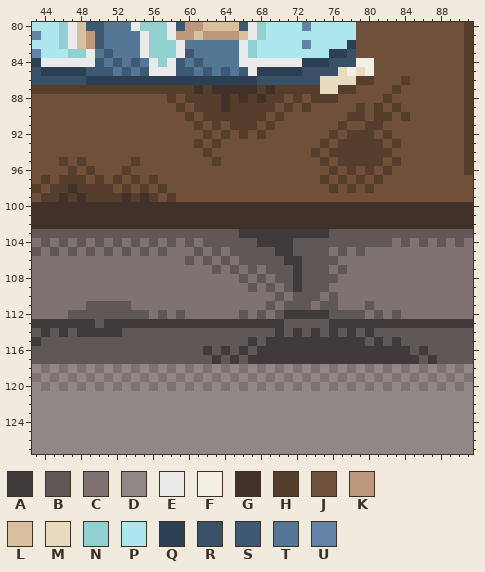
Pixel-art file -- Assets/Visuals/Luskong Background.aseprite. Above is the file before it was changed.
640x180 pixels, 1 frame. Colours within 5 levels of each other are drawn and written as one. Shown: x 43..91, y 80..127. The commit also changed other parts of the picture, which this record leaves out.
Visible layers, top first: "Layer 8", "O", "Layer 9".
Palette (. is transparent): A #403a3a  B #605757  C #7e7272  D #928787  E #ebeaea  F #f4efe5  G #413129  H #553e2c  J #6f503a  K #bc977c  L #d9c09d  M #e5dcc2  N #91cfd0  P #aee6ee  Q #2d3f53  R #395167  S #3d5973  T #557796  U #6481a8
Pixels before, first column x 43:
 80 PPPNELSSTTTENNNESKKLLLLSENPPPPUPPPPPJJJJJJJJJJJJH
 81 UPPNELKSTTTTENNEKKLKKKKLENPPPPPPPPPPJJJJJJJJJJJJH
 82 PPPNELKSTTTTENNNETTTTTTENPPPPPUPPPPQJJJJJJJJJJJJH
 83 UPPPNNETSTTTENNNESTTTTTENPPPPPPPPQQRJJJJJJJJJJJJH
 84 QEEEEEESTSTSTENESTSTTTTEEEEEEEQQQRRRFFJJJJJJJJJJH
 85 RQQQQQSSSTSTSEEESSTSTSTSEQQQQQRRRRMFMFJJJJJJJJJJH
 86 RRRRRRQQQQQQQQQQQQQQQQQQQRRRRRRRMMMMHHJJJHJJJJJJH
 87 HHHHHHHHHHHHHHHHHHGHGGGGGHGHHHHHMMHHJJJJHJJJJJJJH
 88 JJJJJJJJJJJJJJJHJHHHHGHGHGHHJHJHHHJJJJJHJJJJJJJJH
 89 JJJJJJJJJJJJJJJJHJHHHGHHHHHJHJHJJJJJHJHJHJJJJJJJH
 90 JJJJJJJJJJJJJJJJJHJHHHHHHHJHJJJJJJJHHJHHJHJJJJJJH
 91 JJJJJJJJJJJJJJJJJJHJHJHHHJHJJJJJJJHJJHHJJJJJJJJJH
 92 JJJJJJJJJJJJJJJJJJJHJHJHJHJJJJJJJHJHHHJHJJJJJJJJH
 93 JJJJJJJJJJJJJJJJJJHJHJJJJJJJJJJJHJHHHHHJHJJJJJJJH
 94 JJJJJJJJJJJJJJJJJJJHJJJJJJJJJJJHJHHHHHHHJJJJJJJJH
 95 JJJHJHJJJJJHJJJJJJJJHJJJJJJJJJJJHJHHHHHJHJJJJJJJH
 96 JJJJHJHJJJHJJJJJJJJJJJJJJJJJJJJJJHJHJHJHJJJJJJJJH
 97 JHJHHHJHJHJHJHJJJJJJJJJJJJJJJJJJHJHJHJHJJJJJJJJJJ
 98 HJHHGHHHHJHJHJHJJJJJJJJJJJJJJJJJJHJHJHJJJJJJJJJJJ
 99 JHHGHGHHHHGHGHJHJJJJJJJJJJJJJJJJJJJJJJJJJJJJJJJJJ
100 GGGGGGGGGGGGGGGGGGGGGGGGGGGGGGGGGGGGGGGGGGGGGGGGG
101 GGGGGGGGGGGGGGGGGGGGGGGGGGGGGGGGGGGGGGGGGGGGGGGGG
102 GGGGGGGGGGGGGGGGGGGGGGGGGGGGGGGGGGGGGGGGGGGGGGGGG
103 BBBBBBBBBBBBBBBBBBBBBBBAAAAAAAAAABBBBBBBBBBBBBBBB
104 CBCBCBCBCBCBCBCBCBCBBBBBBAAAABBBBBBBBBBBCBCBCBCBC
105 BCBCBCBCBCBCBCBCCCBCBCBBBBBAABBBBCBCBCCCCCCCCCCCC
106 CCCCCCCCCCCCCCCCCBCBCBCBBBBBAABBBBCCCCCCCCCCCCCCC
107 CCCCCCCCCCCCCCCCCCCCBCBCBCBBBABBBCBCCCCCCCCCCCCCC
108 CCCCCCCCCCCCCCCCCCCCCCCBCBCBBABBBBCCCCCCCCCCCCCCC
109 CCCCCCCCCCCCCCCCCCCCCCCCBCBCBABBBCCCCCCCCCCCCCCCC
110 CCCCCCCCCCCCCCCCCCCCCCCCCCCBCBBBCBCCCCCCCCCCCCCCC
111 CCCCCCBBBBBCCCCCCCCCCCCCCCBCBBBCBBCCCBCCCCCCCCCCC
112 CCCCBBBBBBBBBCBCBCCCCCCBCBCBAAAAABBBBCBCBCCCCCCCC
113 AAAAAAABAAAAAAAAAAAAAAAAAAAABBBBBAAAAAAAAAAAAAAAA
114 BABABAAAAABBBBBBBBBBBBBBBBBABABABABABABBBBBBBBBBB
115 ABBBBBBBBBBBBBBBBBBBBBBBABAAAAAAAAAAABABABBBBBBBB
116 BBBBBBBBBBBBBBBBBBBABABABAAAAAAAAAAAAAAAAABABBBBB
117 BBBBBBBBBBBBBBBBBBBBABABAAAAAAAAAAAAAAAAAAABABBBB
118 DCDCDCDCDCDCDCDCDCDCDCDCDCDCDCDCDCDCDCDCDCDCDCDCD
119 CDCDCDCDCDCDCDCDCDCDCDCDCDCDCDCDCDCDCDCDCDCDCDCDC
120 DCDCDCDCDCDCDCDCDCDCDCDCDCDCDCDCDCDCDCDCDCDCDCDCD
121 DDDDDDDDDDDDDDDDDDDDDDDDDDDDDDDDDDDDDDDDDDDDDDDDD
122 DDDDDDDDDDDDDDDDDDDDDDDDDDDDDDDDDDDDDDDDDDDDDDDDD
123 DDDDDDDDDDDDDDDDDDDDDDDDDDDDDDDDDDDDDDDDDDDDDDDDD
124 DDDDDDDDDDDDDDDDDDDDDDDDDDDDDDDDDDDDDDDDDDDDDDDDD
125 DDDDDDDDDDDDDDDDDDDDDDDDDDDDDDDDDDDDDDDDDDDDDDDDD
126 DDDDDDDDDDDDDDDDDDDDDDDDDDDDDDDDDDDDDDDDDDDDDDDDD
127 DDDDDDDDDDDDDDDDDDDDDDDDDDDDDDDDDDDDDDDDDDDDDDDDD
Once edited:
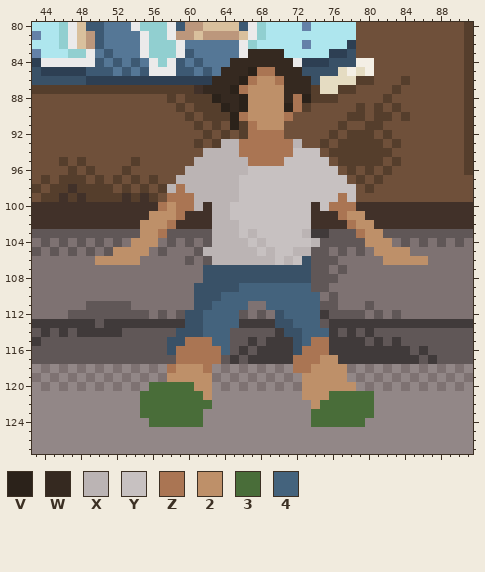
Colours new in this view: V #2b221a  W #352920  X #bbb4b4  Y #c7c1c1  Z #aa7553  2 #be9069  3 #496d39  4 #44637d
The exact change:
layer "Layer 10" now shown
Changed rows in their new state; - is an unchanged pixel.
Layer "Layer 10":
first column x 50:
 83 -----------------WWWW----------------
 84 ---------------WWWWWWW---------------
 85 --------------WWWVZZWWW--------------
 86 -------------WWWVZ22ZWWW-------------
 87 ------------WWWVZ2222WWW-------------
 88 -------------VWWV2222WZV-------------
 89 --------------VWV2222VZ--------------
 90 ---------------VZ2222Z---------------
 91 ---------------V-Z222----------------
 92 -----------------ZZZZ----------------
 93 --------------XXZZZZZZX--------------
 94 ------------XXXXZZZZZZYYY------------
 95 -----------XXXXXXZZZZYYYYY-----------
 96 ----------XXXXXXXYYYYYYYYYY----------
 97 ---------XXXXXXXYYYYYYYYYYYY---------
 98 --------XZXXXXXXYYYYYYYYYYYYY--------
 99 --------ZZZXXXXXYYYYYYYYYYYZY--------
100 -------Z2ZZX-XXYYYYYYYYY-YZZZ--------
101 ------222Z---XXYYYYYYYYY---Z22-------
102 -----222Z----XXXYYYYYYYY----Z22------
103 -----22Z-----XXXYXYYYYYX-----Z22-----
104 ----222------XXXXYXYYYYYX-----222----
105 --2222------XXXXXXYXYYXX-------2222--
106 22222--------XXXXXXXYXYR--------22222
107 ------------RRRRRRRRRRRR-------------
108 ------------RRRRRRRRRRRR-------------
109 -----------RRRRR44444444-------------
110 -----------RRR44444444444------------
111 -----------RR4444--444444------------
112 ----------RR4444----R4444------------
113 ----------RR4444----RR444------------
114 ---------RRR444------RR444-----------
115 --------RRZZZ44-------R4ZZ-----------
116 --------RZZZZZ4-------RZZZ-----------
117 ---------ZZZZZ--------ZZZ22----------
118 --------Z222Z---------ZZ2222---------
119 --------22222----------22222---------
120 ------3333322----------222222--------
121 -----33333332----------22233333------
122 -----33333333-----------2333333------
123 -----3333333------------3333333------
124 ------333333------------333333-------
